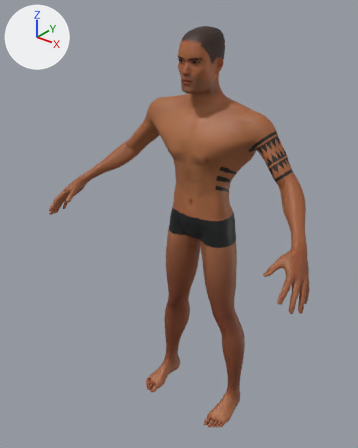
A saved change to the glTF model public/coaches/axel/photo.glb.
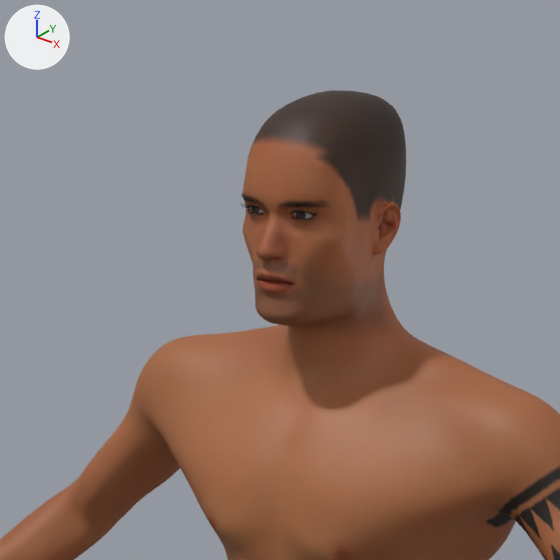
There are two pictures of each version: one whole from a 50 mm camera at (1.262, -1.787, 2.095) aimed at (-0.05, -0.147, 1.079), one close up on the part from 30% to 75% of the width and 0% to 36% of the height. The axes (+X, +Y, +Z) are drawn at upper left. The lights are the same throughout. The older version's two pictures come first.

In view in the first close-up: 'Body' and 3 more.
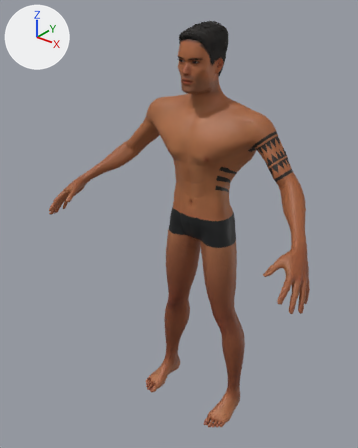
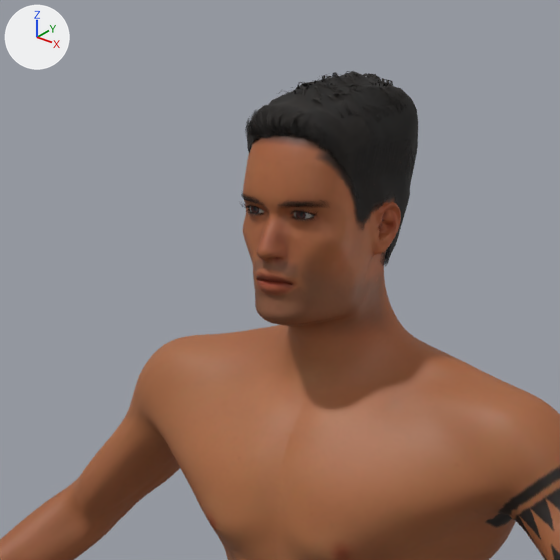
Location of each change, [x1, y1, x2, y2] in pixels of the close-ups (560 x 560 px):
'Hair', added
    after: [245, 71, 418, 266]

The change, as a diff of the scene's bpy script:
```diff
--- a/public/coaches/axel/photo.glb.py
+++ b/public/coaches/axel/photo.glb.py
@@ img_axel_hair @@
+img_axel_hair = load_image('axel_hair', '_unpacked/axel_hair', 1024, 1024, 'sRGB')
@@ mat_hair_opacity @@
+mat_hair_opacity = principled_material('Hair_opacity')
+mat_hair_opacity.texture = img_axel_hair  # with its transparency
+mat_hair_opacity.roughness = 0.8
@@ me_short01 @@
+me_short01.from_pydata(...)  # 2984 vertices, 3678 faces; spans x -0.084..0.083, y -0.155..0.068, z 1.728..1.959
+me_short01.materials.append(mat_hair_opacity)  # picture img_axel_hair
@@ ob_hair @@
+ob_hair = bpy.data.objects.new('Hair', me_short01)
+ob_hair.location = (0.0, 0.0, 0.0)
```
